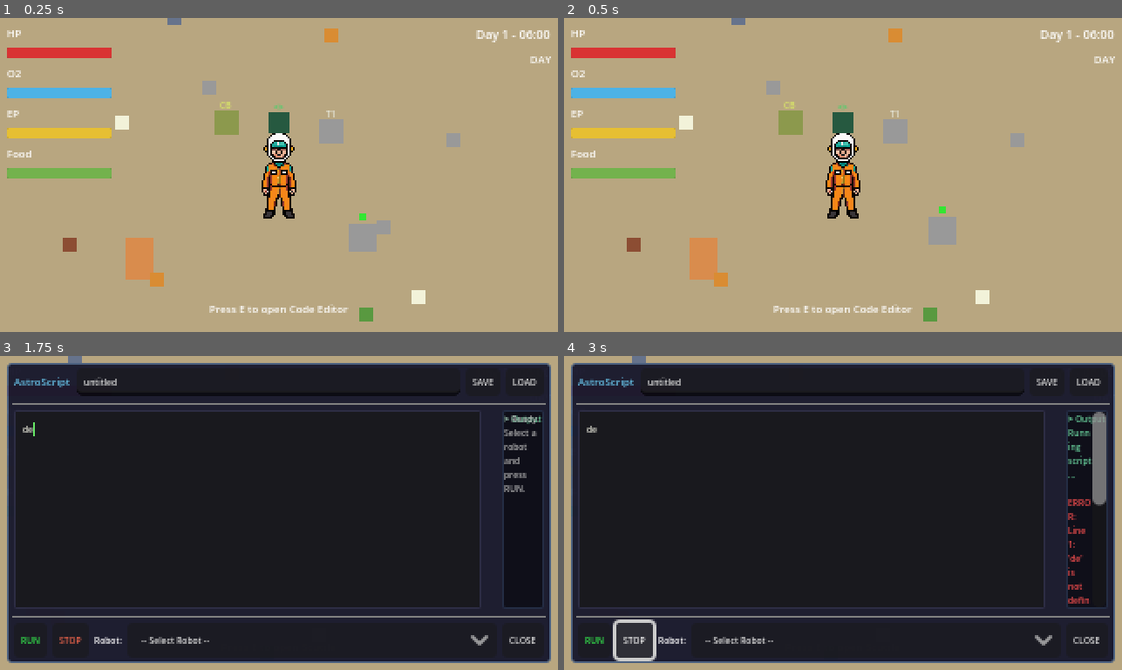
Above: before the commit, frames 1-4 (two rows, left to right).
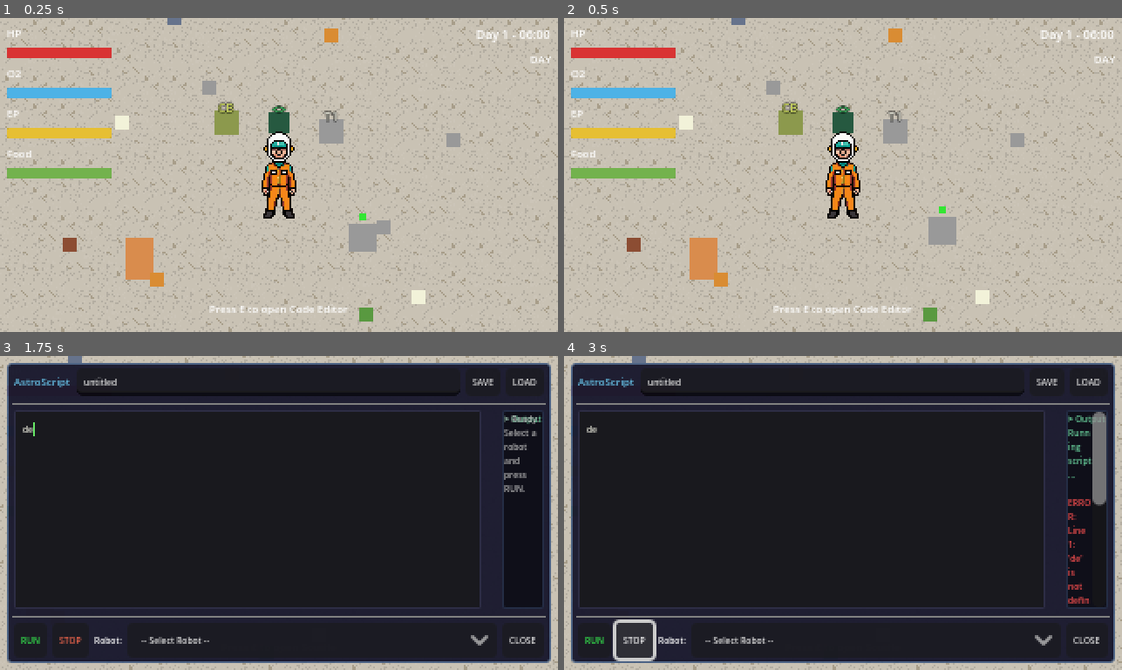
Above: after the commit, the same moments.

Repository: nauvalZulfikar/astrocode
Game: Godot game, scene res://scenes/world/main_world.tscn
The game is run twice, just before and just after one commit, with the same random seed, the same clock (stepped at 60 frames per second) and the same inputs.
Inputs (mouse positions are in pixels of both pictures, inside the frame that each line leads up to):
- Up to frame 1 (0.25 s): no input
- Up to frame 2 (0.5 s): no input
- Up to frame 3 (1.75 s): tap E (interact) at 0.5 s; move the mouse to (401, 497) at 0.52 s; hold D (move_right) 0.53-1.25 s; hold E (interact) 0.53-1.25 s; click (401, 497) at 0.67 s; drag from (167, 528) to (295, 513) at 1.27 s
- Up to frame 4 (3 s): click "RUN" at 2 s; click "STOP" at 2.75 s

The runs differ from the first frame. In frame 1, 91% of the frame differs, in the area x 0-100%, y 0-100%; in frame 2, 91%; in frame 3, 6.6%; in frame 4, 6.6%.

Commit message:
fix(world): procedural tilemap ground, Y-sort depth, legible object labels
- ground_layer.gd: procedural Alkaline-Flats salt tileset generated in-code
  (4 variants, speckle + cracks), fills region; replaces flat ColorRect bg.
  TileMapLayer 'Ground' z_index=-5, Background z_index=-10
- MainWorld y_sort_enabled=true: entities now depth-sort by Y position
  (fixes objects clipping over the player's head). Verified: player below
  object draws in front; no reparenting needed (all entities direct children)
- world-object labels (T1/CB/<>): font 5->7px + 2px black outline so they
  read at 320x180 (the unreadable 5px 'T1' looked like a stray '71')
- regression green: 20/20 scenes, interpreter 3/3, facing 8/8, movement PASS

Co-Authored-By: Claude Opus 4.8 <noreply@anthropic.com>

Diff:
--- a/scenes/world/base_terminal.tscn
+++ b/scenes/world/base_terminal.tscn
@@ -38,5 +38,7 @@
 text = "<>"
 horizontal_alignment = 1
 vertical_alignment = 1
-theme_override_font_sizes/font_size = 5
+theme_override_font_sizes/font_size = 7
 theme_override_colors/font_color = Color(0.2, 0.85, 0.4, 1)
+theme_override_constants/outline_size = 2
+theme_override_colors/font_outline_color = Color(0, 0, 0, 0.75)
--- a/scenes/world/circuit_workbench.tscn
+++ b/scenes/world/circuit_workbench.tscn
@@ -38,5 +38,7 @@
 text = "CB"
 horizontal_alignment = 1
 vertical_alignment = 1
-theme_override_font_sizes/font_size = 5
+theme_override_font_sizes/font_size = 7
 theme_override_colors/font_color = Color(0.85, 0.9, 0.4, 1)
+theme_override_constants/outline_size = 2
+theme_override_colors/font_outline_color = Color(0, 0, 0, 0.75)
--- a/scenes/world/main_world.tscn
+++ b/scenes/world/main_world.tscn
@@ -1,6 +1,7 @@
-[gd_scene load_steps=19 format=3 uid="uid://bmainworld001"]
+[gd_scene load_steps=20 format=3 uid="uid://bmainworld001"]
 
 [ext_resource type="Script" path="res://scripts/world/main_world.gd" id="1_world"]
+[ext_resource type="Script" path="res://scripts/world/ground_layer.gd" id="19_ground"]
 [ext_resource type="PackedScene" uid="uid://bplayer001" path="res://scenes/player/player.tscn" id="2_player"]
 [ext_resource type="PackedScene" uid="uid://bhud001" path="res://scenes/ui/hud.tscn" id="3_hud"]
 [ext_resource type="PackedScene" uid="uid://binventory001" path="res://scenes/ui/inventory_panel.tscn" id="4_inv"]
@@ -20,14 +21,20 @@
 [ext_resource type="PackedScene" uid="uid://bcircuitworkbench001" path="res://scenes/world/circuit_workbench.tscn" id="18_circuitworkbench"]
 
 [node name="MainWorld" type="Node2D"]
+y_sort_enabled = true
 script = ExtResource("1_world")
 
 [node name="Background" type="ColorRect" parent="."]
+z_index = -10
 offset_left = -500.0
 offset_top = -500.0
 offset_right = 500.0
 offset_bottom = 500.0
 color = Color(0.72, 0.65, 0.5, 1)
+
+[node name="Ground" type="TileMapLayer" parent="."]
+z_index = -5
+script = ExtResource("19_ground")
 
 [node name="CanvasModulate" type="CanvasModulate" parent="."]
 color = Color(1, 1, 1, 1)
--- a/scenes/world/workbench.tscn
+++ b/scenes/world/workbench.tscn
@@ -38,5 +38,7 @@
 text = "T1"
 horizontal_alignment = 1
 vertical_alignment = 1
-theme_override_font_sizes/font_size = 5
+theme_override_font_sizes/font_size = 7
 theme_override_colors/font_color = Color(0.9, 0.9, 0.85, 1)
+theme_override_constants/outline_size = 2
+theme_override_colors/font_outline_color = Color(0, 0, 0, 0.75)
Not shown, added: scripts/world/ground_layer.gd.uid
Not shown, added: tools/verify_fixes.gd.uid
Not shown, added: tools/ysort_proof.gd.uid
